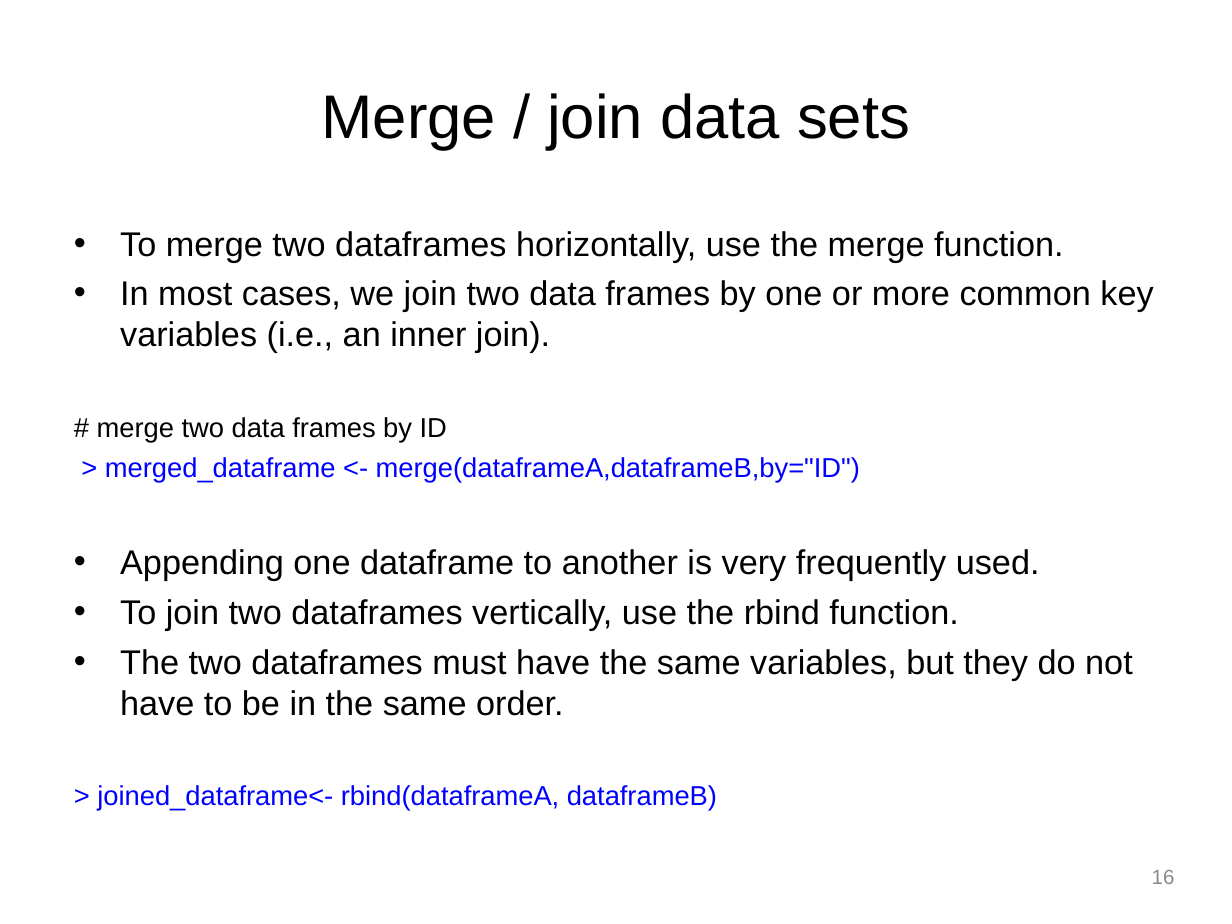
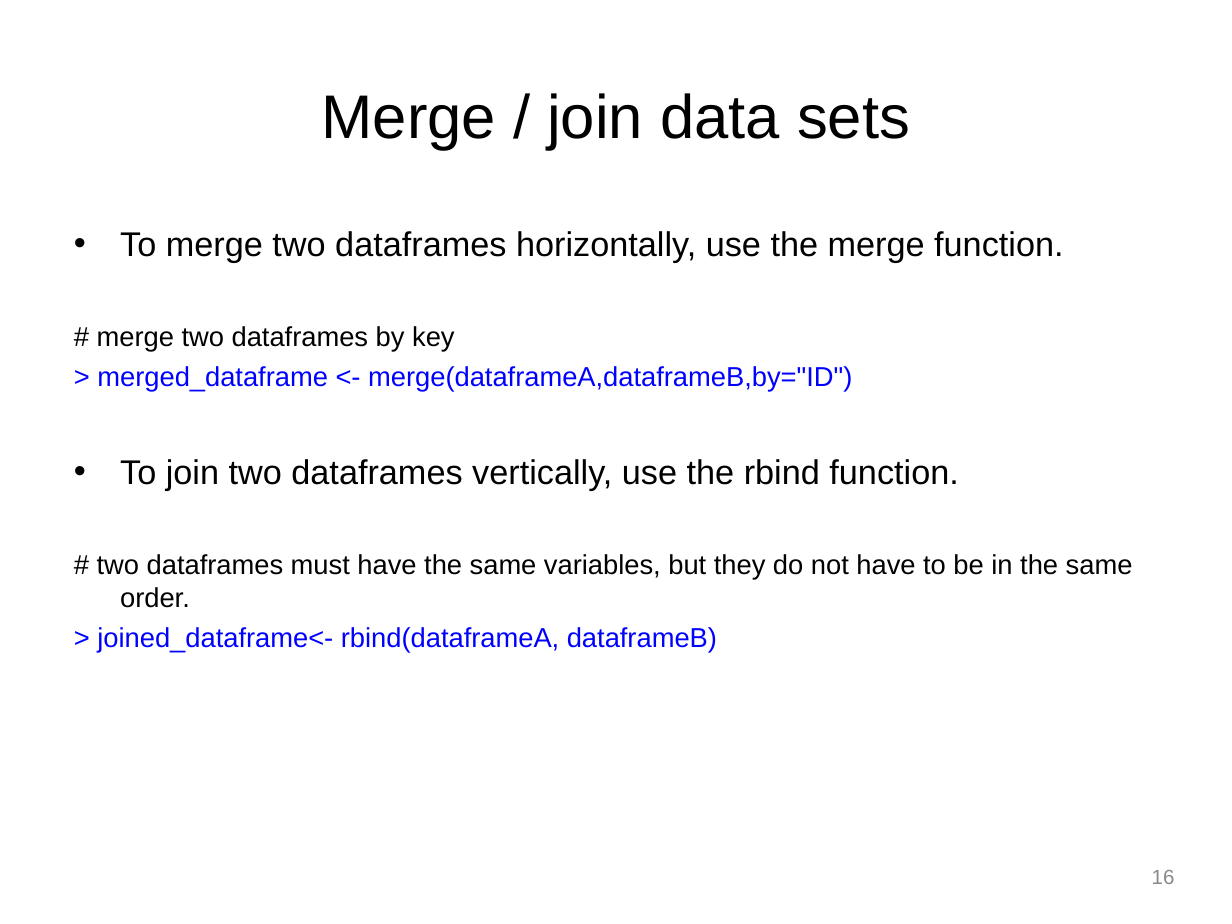
Before and after one commit to perrajuv/Data_Analysis_in_R, a slide deck: slide 16 of R_Tutorial/presentation/R_Tutorial.ppt. Drawn at 1232x924 pixels with LibreOffice and Linux fonts; fonts in the diff are those of the drawing; background and template pictures are left out. Boxes give left, top, right and bottom in pixels: in the first picture for what was removed or moved away, otherwise in the second. Text is boxed around its words. In the diff, an @@ line names an element or a change of style, - is before the commit and + after.

```diff
--- a/R_Tutorial/presentation/R_Tutorial.ppt
+++ b/R_Tutorial/presentation/R_Tutorial.ppt
@@ text at bbox=[97, 326, 455, 352]: text changed; size 20 to 16 pt @@
-• In most cases, we join two data frames by one or more common key variables (i.e., an inner join).
-# merge two data frames by ID
+# merge two dataframes by key
@@ text at bbox=[97, 554, 1133, 608]: text changed; size 20 to 16 pt @@
-• The two dataframes must have the same variables, but they do not have to be in the same order.
+# two dataframes must have the same variables, but they do not have to be in the same order.
@@ text at bbox=[120, 549, 1040, 581]: paragraph removed @@
-• Appending one dataframe to another is very frequently used.
```
Also in this commit, not shown: 8 other slides changed, 20 other files.
